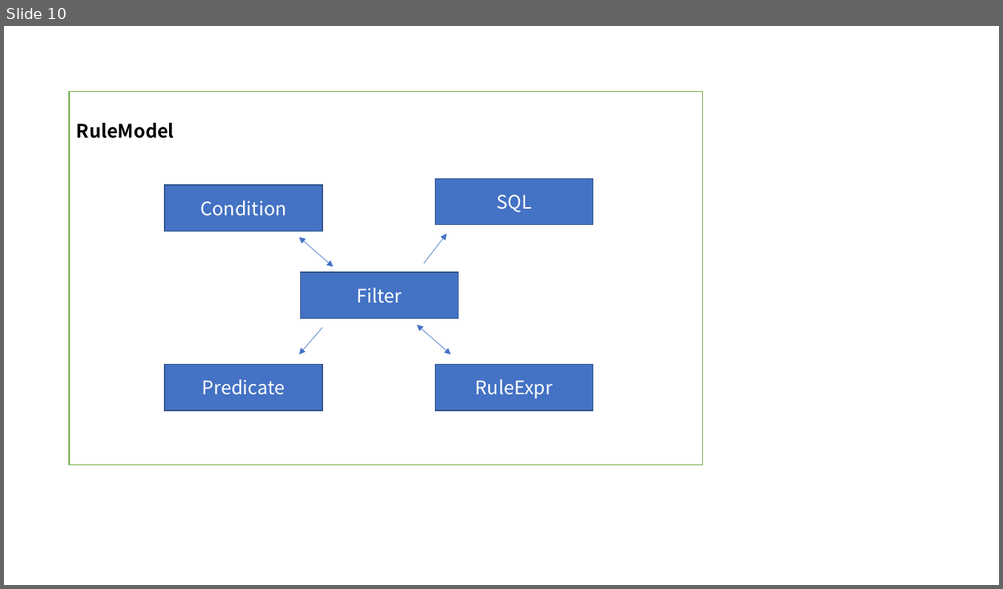
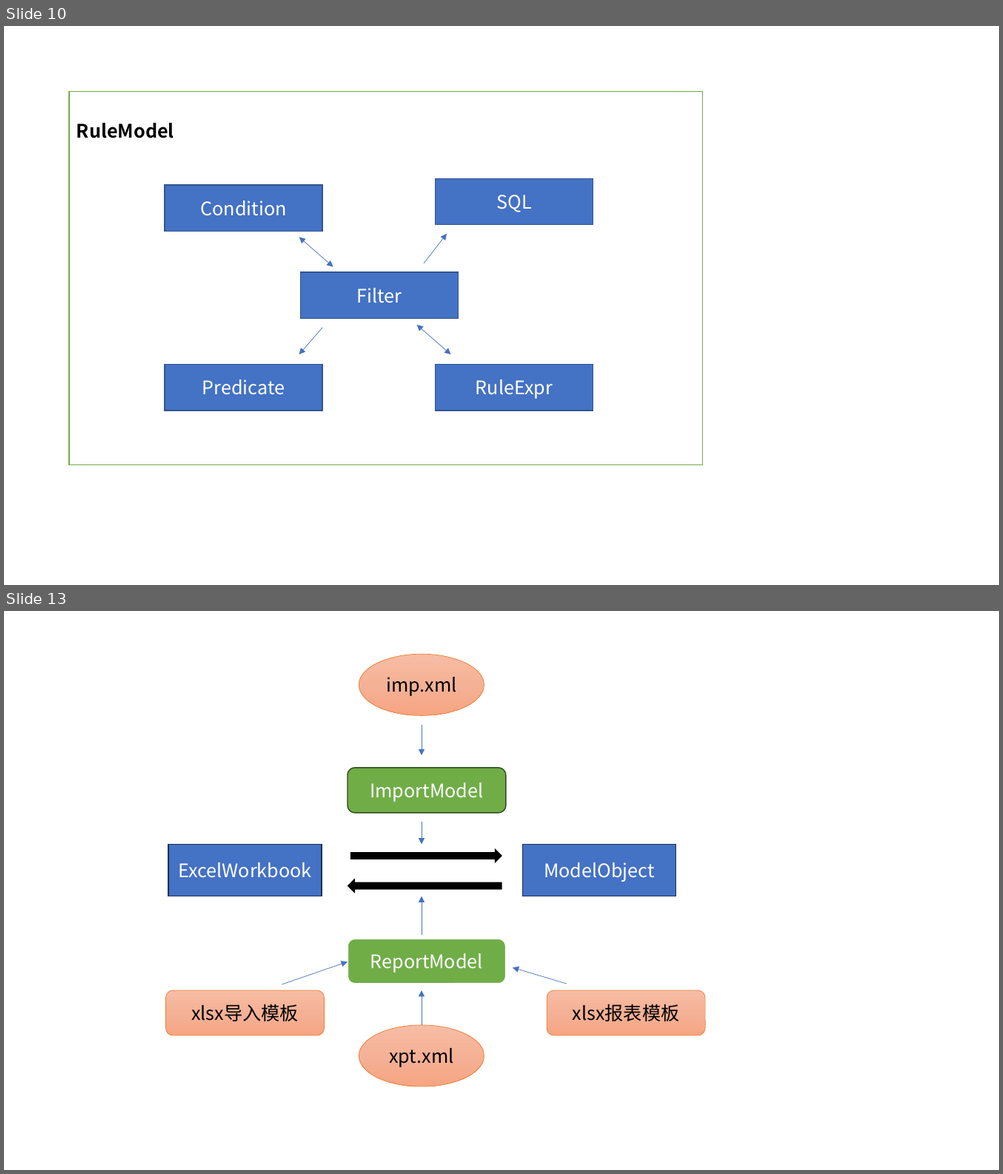
Before and after one commit to nop-platform/nop-entropy-docs, a slide deck: src/ppt/ref-images.pptx. Shown one above the other, each under a label of ours: slide 10 before the commit, slides 10 and 13 after it; the slides between them are not shown. The pictures are 1003x589 and 1003x1174 pixels, drawn with LibreOffice and Linux fonts; fonts in the diff are those of the drawing. Boxes give left, top, right and bottom in pixels: in the first picture for what was removed or moved away, otherwise in the second. Text is boxed around its words. In the diff, an @@ line names an element or a change of style, - is before the commit and + after.

```diff
--- a/src/ppt/ref-images.pptx
+++ b/src/ppt/ref-images.pptx
@@ slide 13 added at (x1=4, y1=611, x2=999, y2=1170), background #FFFFFF @@
@@ ellipse added at (x1=359, y1=654, x2=484, y2=716), fill gradient #F7BDA5 to #F5B196 to #F8A582, outline #ED7D31 0.5 pt, 18 pt, text #000000 @@
+imp.xml
@@ arrow added from (422, 725) to (422, 756), #4472C4 0.5 pt @@
@@ rounded rectangle added at (x1=347, y1=768, x2=506, y2=813), fill #70AD47, outline #314C1F 1 pt, 18 pt, text #FFFFFF @@
+ImportModel
@@ arrow added from (422, 822) to (422, 845), #4472C4 0.5 pt @@
@@ rectangle added at (x1=168, y1=845, x2=322, y2=897), fill #4472C4, outline #1E3256 1 pt, 18 pt, text #FFFFFF @@
+ExcelWorkbook
@@ right arrow added at (x1=351, y1=850, x2=502, y2=863), fill #000000, outline #000000 1 pt @@
@@ rectangle added at (x1=523, y1=845, x2=676, y2=897), fill #4472C4, outline #1E3256 1 pt, 18 pt, text #FFFFFF @@
+ModelObject
@@ left arrow added at (x1=348, y1=880, x2=502, y2=892), fill #000000, outline #000000 1 pt @@
@@ arrow added from (422, 936) to (422, 897), #4472C4 0.5 pt @@
@@ rounded rectangle added at (x1=347, y1=940, x2=506, y2=985), fill #70AD47, outline #FFFFFF 1.5 pt, 18 pt, text #FFFFFF @@
+ReportModel
@@ arrow added from (282, 985) to (347, 963), #4472C4 0.5 pt @@
@@ arrow added from (566, 984) to (512, 968), #4472C4 0.5 pt @@
@@ rounded rectangle added at (x1=166, y1=991, x2=324, y2=1037), fill gradient #F7BDA5 to #F5B196 to #F8A582, outline #ED7D31 0.5 pt, 18 pt, text #000000 @@
+xlsx导入模板
@@ arrow added from (422, 1026) to (422, 991), #4472C4 0.5 pt @@
@@ rounded rectangle added at (x1=546, y1=991, x2=705, y2=1037), fill gradient #F7BDA5 to #F5B196 to #F8A582, outline #ED7D31 0.5 pt, 18 pt, text #000000 @@
+xlsx报表模板
@@ ellipse added at (x1=359, y1=1026, x2=484, y2=1088), fill gradient #F7BDA5 to #F5B196 to #F8A582, outline #ED7D31 0.5 pt, 18 pt, text #000000 @@
+xpt.xml
```
Also in this commit, not shown: 3 other slides added, 11 other files.
